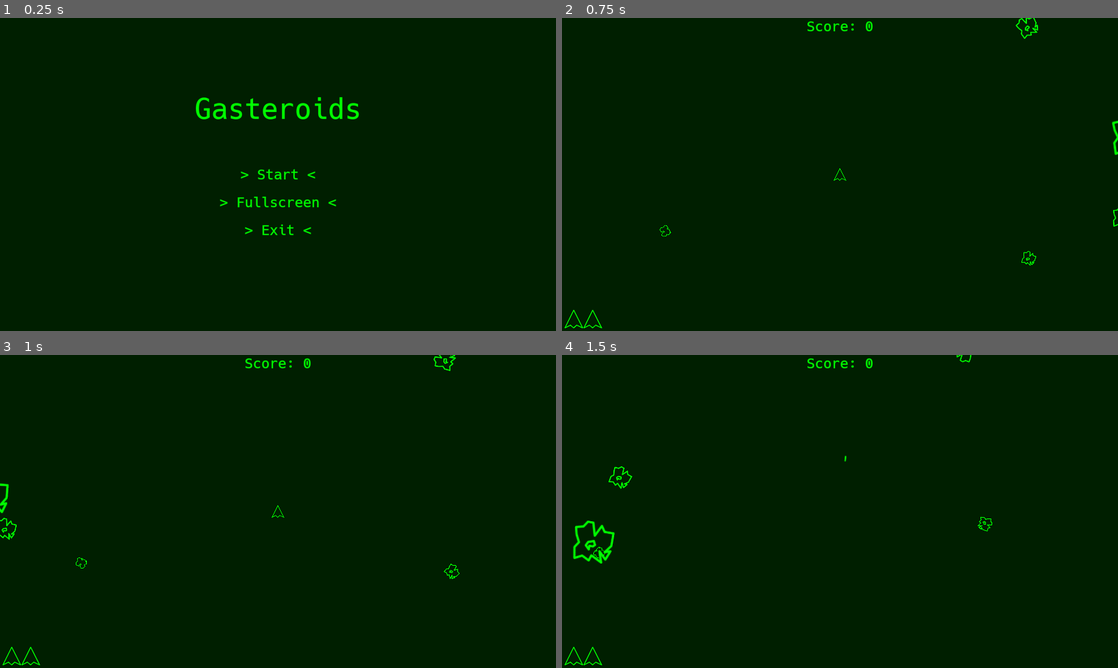
Above: before the commit, frames 1-4 (two rows, left to right).
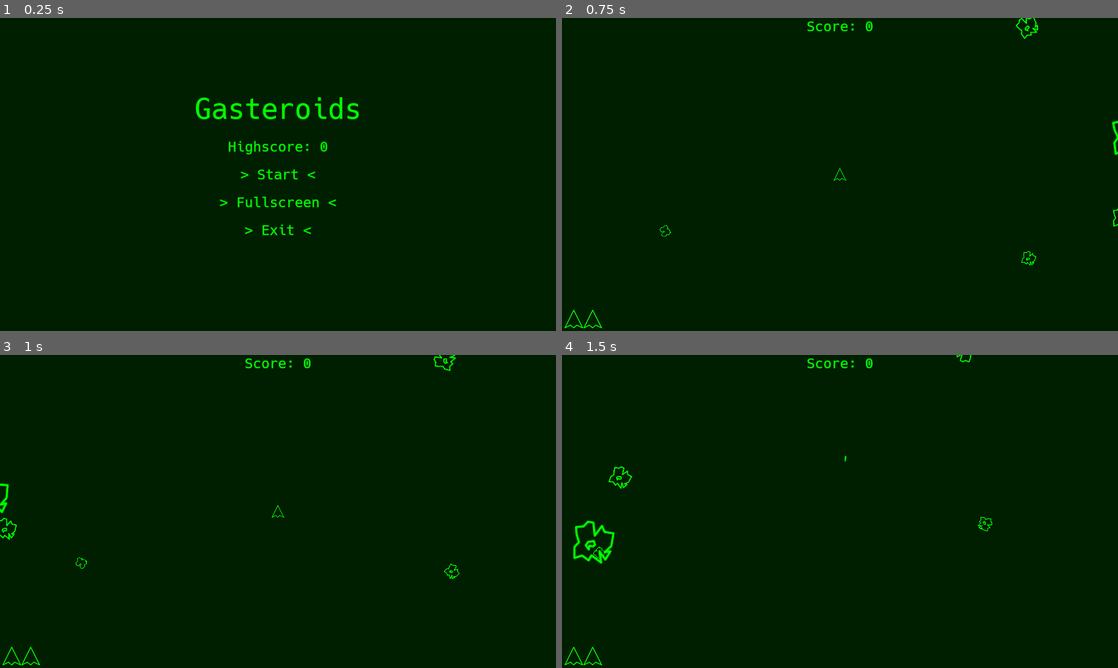
Above: after the commit, the same moments.

Repository: nalquas/gasteroids
Game: Godot game, scene res://scenes/Main.tscn
Same seed, same stepped clock (60 frames per second), same inputs: the game is played once before the commit and once after it.
Inputs:
- Up to frame 1 (0.25 s): no input
- Up to frame 2 (0.75 s): click "> Start <" at 0.5 s
- Up to frame 3 (1 s): no input
- Up to frame 4 (1.5 s): hold Right (ship_right) from 1.28 s (still down); hold Space (ship_shoot) from 1.28 s (still down)

The runs differ from the first frame. In frame 1, 0.2% of the frame differs, in the area x 41-59%, y 39-44%; in frame 2, nothing differs; in frame 3, nothing differs; in frame 4, nothing differs.

Commit message:
Implemented Highscore tracking

Diff:
--- a/Gasteroids/scenes/Main_Menu.tscn
+++ b/Gasteroids/scenes/Main_Menu.tscn
@@ -79,6 +79,22 @@
 enabled_focus_mode = 0
 text = "> Exit <"
 flat = true
+
+[node name="Highscore" type="Label" parent="."]
+anchor_left = 0.5
+anchor_top = 0.5
+anchor_right = 0.5
+anchor_bottom = 0.5
+margin_left = -319.0
+margin_top = -124.5
+margin_right = 319.0
+margin_bottom = -67.5
+custom_fonts/font = ExtResource( 3 )
+custom_colors/font_color = Color( 0, 1, 0, 1 )
+text = "Highscore: 0"
+align = 1
+valign = 1
+
 [connection signal="pressed" from="Start" to="." method="_on_Start_pressed"]
 [connection signal="pressed" from="Fullscreen" to="." method="_on_Fullscreen_pressed"]
 [connection signal="pressed" from="Exit" to="." method="_on_Exit_pressed"]
--- a/Gasteroids/scripts/Game.gd
+++ b/Gasteroids/scripts/Game.gd
@@ -47,7 +47,7 @@
 	#Gameover handling
 	if waitingForGameover and OS.get_system_time_msecs()-t_gameover>3000:
 		waitingForGameover = false
-		emit_signal("gameover")
+		emit_signal("gameover", score)
 
 func nextLevel():
 	waitingForNextLevel = true
--- a/Gasteroids/scripts/Main.gd
+++ b/Gasteroids/scripts/Main.gd
@@ -3,8 +3,29 @@
 export (PackedScene) var scene_game
 #export (PackedScene) var scene_menu
 
+var highscore = 0
+
+func save(content):
+	var file = File.new()
+	file.open("user://highscore.dat", file.WRITE)
+	file.store_string(String(content))
+	file.close()
+
+func load_save():
+	var file = File.new()
+	file.open("user://highscore.dat", file.READ)
+	var content = file.get_as_text()
+	file.close()
+	return content
+
 func _ready():
 	$Main_Menu.setVisible(true)
+
+	#Show highscore
+	if not File.new().file_exists("user://highscore.dat"):
+		save(String(0))
+	highscore=int(load_save())
+	$Main_Menu.setHighscore(highscore)
 
 #warning-ignore:unused_argument
 func _process(delta):
@@ -14,7 +35,13 @@
 func toggleFullscreen():
 	OS.window_fullscreen = !OS.window_fullscreen
 
-func _on_Game_gameover():
+func _on_Game_gameover(score):
+	if score>highscore:
+		highscore=score
+		save(score)
+		$Main_Menu.setHighscore(highscore)
+		$Main_Menu/Highscore.text+=" (NEW!)"
+
 	$Game.call_deferred("queue_free")
 	$Main_Menu.setVisible(true)
 
--- a/Gasteroids/scripts/Main_Menu.gd
+++ b/Gasteroids/scripts/Main_Menu.gd
@@ -9,6 +9,9 @@
 	connect("start", get_parent(), "_on_Main_Menu_start")
 	# warning-ignore:return_value_discarded
 	connect("fullscreen", get_parent(), "_on_Main_Menu_fullscreen")
+
+func setHighscore(highscore):
+	$Highscore.text = "Highscore: "+String(highscore)
 
 func _on_Start_pressed():
 	emit_signal("start")
